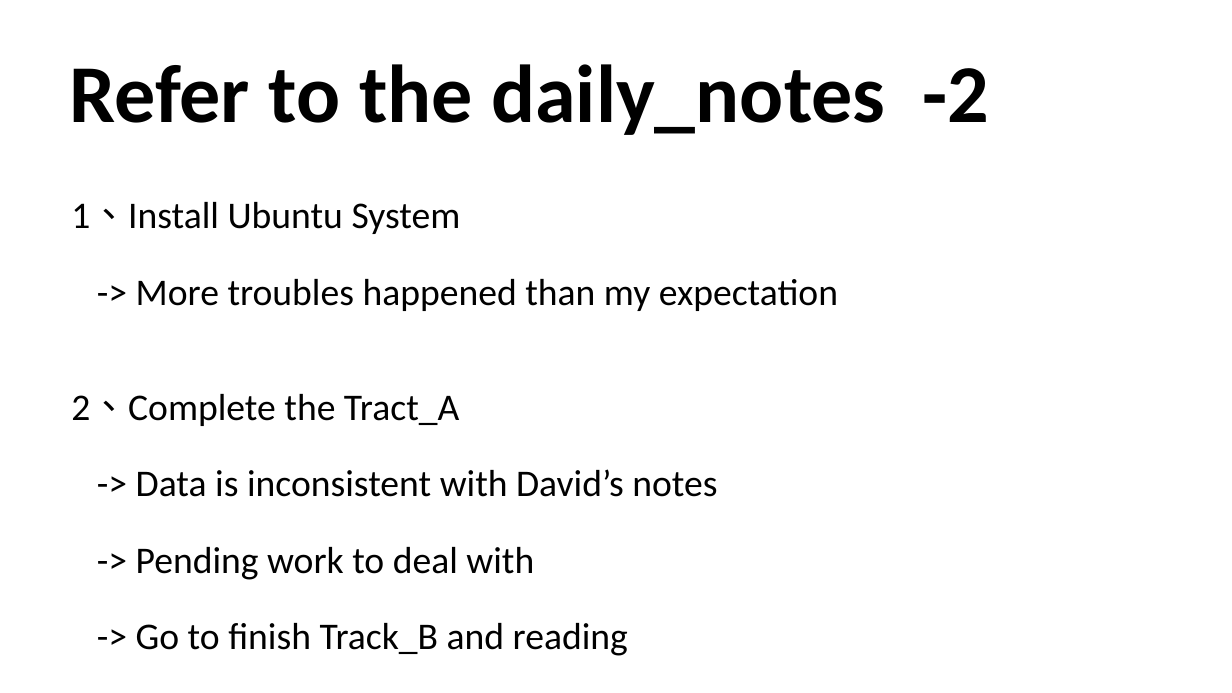
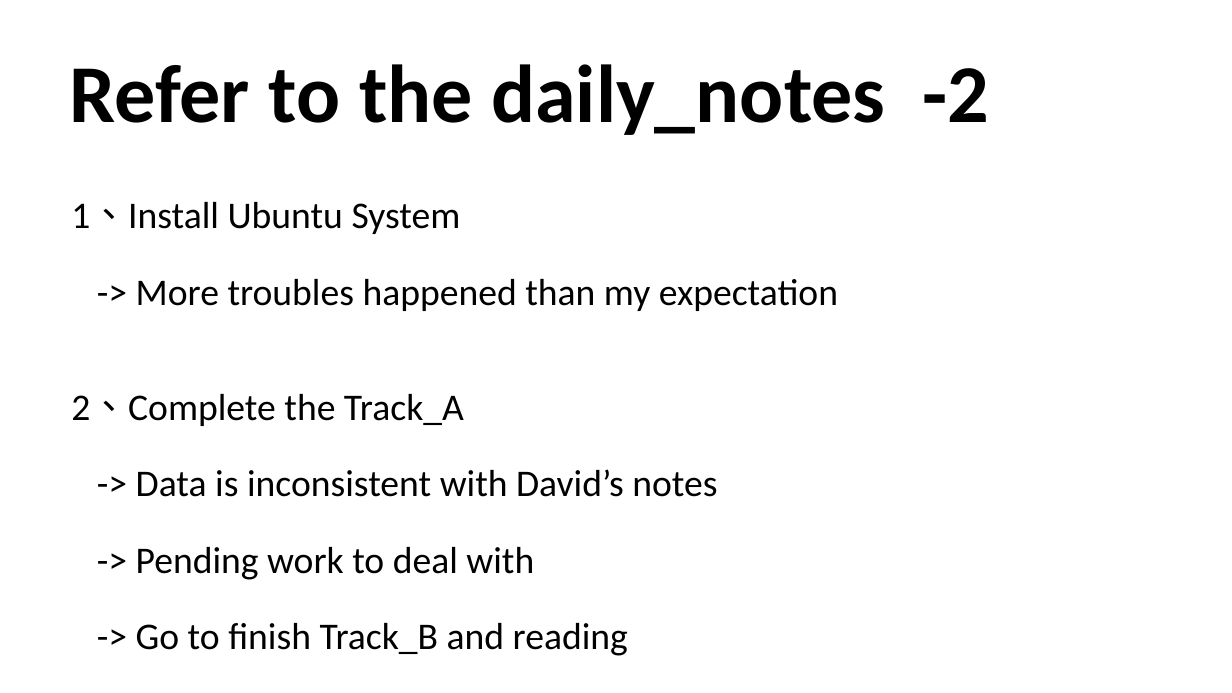
Before and after one commit to Richard-NTUST/UploadFromMyLaptop, a slide deck: slide 5 of 報告/2026-08-06_Richard_Weekly_Status .pptx. Drawn at 1232x693 pixels with LibreOffice and Linux fonts; fonts in the diff are those of the drawing. Boxes give left, top, right and bottom in pixels: in the first picture for what was removed or moved away, otherwise in the second. Text is boxed around its words. In the diff, an @@ line names an element or a change of style, - is before the commit and + after.

Commit message:
Flatten Open-Research-Playbook/ocloud-telemetry-agent/internship into tracked files

```diff
--- a/報告/2026-08-06_Richard_Weekly_Status .pptx
+++ b/報告/2026-08-06_Richard_Weekly_Status .pptx
@@ text at (71,394,464,426): text changed @@
-2、Complete the Tract_A
+2、Complete the Track_A
```
Also in this commit, not shown: 1 other slide changed, 28 other files.
